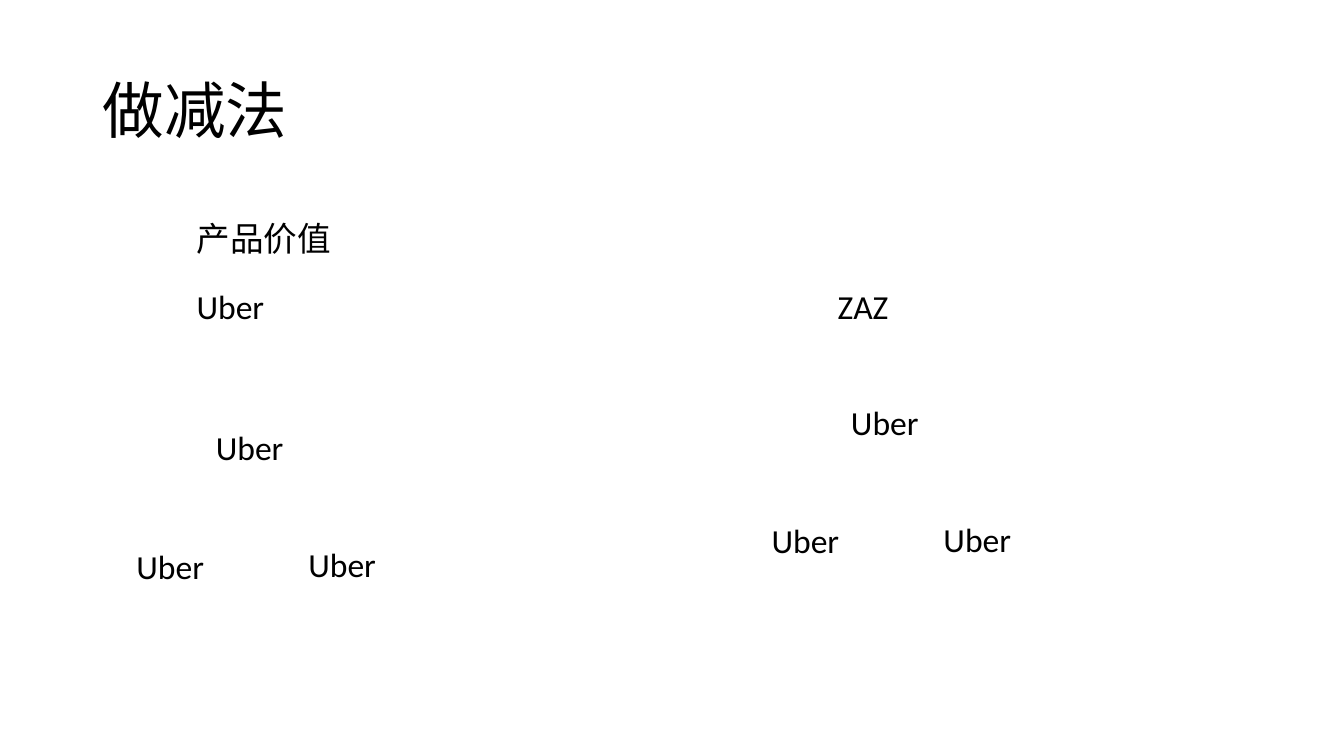
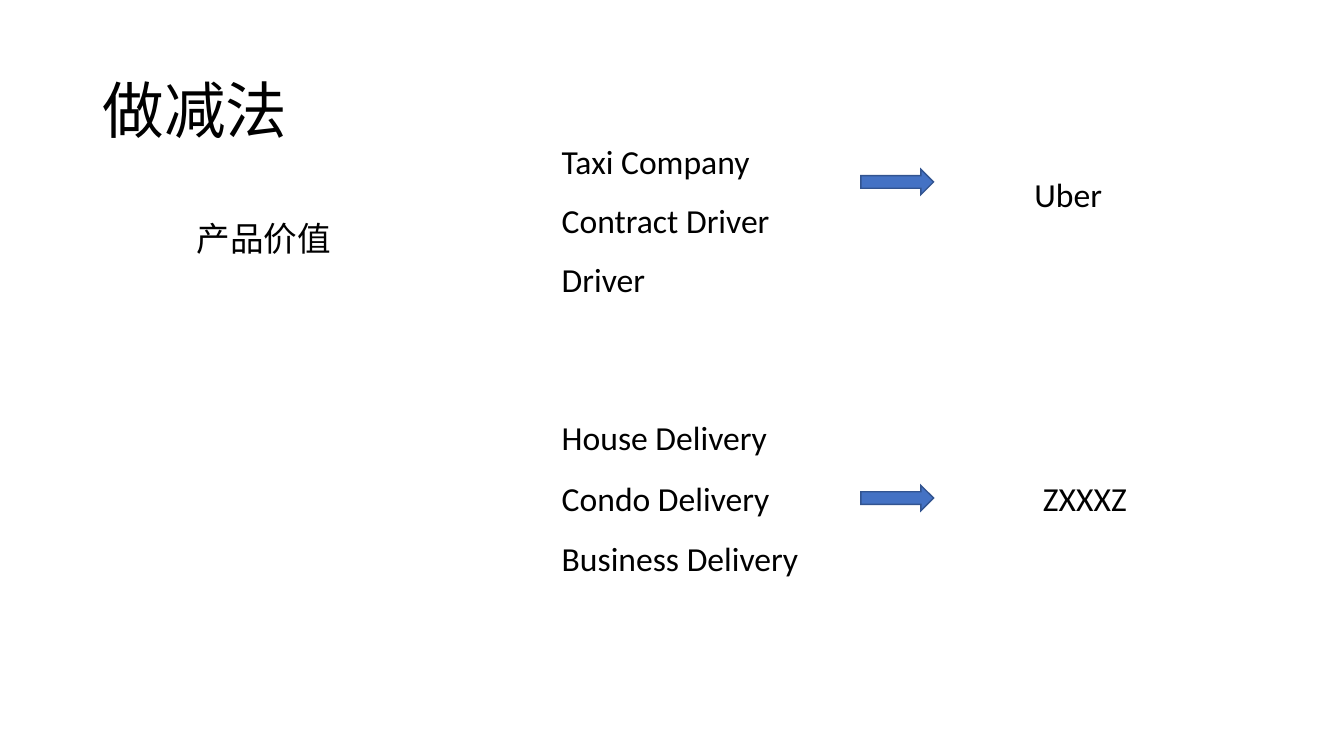
Before and after one commit to twigzxd/ZXXXZ, a slide deck: slide 8 of 智能快递柜ppt.pptx (slide 5 before the commit). Drawn at 1344x756 pixels with LibreOffice and Linux fonts; fonts in the diff are those of the drawing. Boxes give left, top, right and bottom in pixels: in the first picture for what was removed or moved away, otherwise in the second. Text is boxed around its words. In the diff, an @@ line names an element or a change of style, - is before the commit and + after.

```diff
--- a/智能快递柜ppt.pptx
+++ b/智能快递柜ppt.pptx
@@ text added at (562,151,749,180), 24 pt, text #000000 @@
+Taxi Company
@@ right arrow added at (861,169,934,195), fill #4472C4, outline #325491 1 pt @@
@@ text "Uber": place and size @@
-text "Uber" at (197,295,265,320)
+text "Uber" at (1034,183,1102,208)
@@ text added at (562,210,769,234), 24 pt, text #000000 @@
+Contract Driver
@@ text added at (562,269,645,293), 24 pt, text #000000 @@
+Driver
@@ text removed at (838,297,889,319) @@
-ZAZ
@@ text removed at (851,411,919,436) @@
-Uber
@@ text removed at (216,436,284,461) @@
-Uber
@@ text added at (562,426,766,456), 24 pt, text #000000 @@
+House Delivery
@@ text added at (562,487,769,517), 24 pt, text #000000 @@
+Condo Delivery
@@ right arrow added at (861,486,934,511), fill #4472C4, outline #325491 1 pt @@
@@ text added at (1043,489,1127,511), 24 pt, text #000000 @@
+ZXXXZ
@@ text removed at (772,529,840,554) @@
-Uber
@@ text removed at (943,528,1011,553) @@
-Uber
@@ text removed at (136,555,204,580) @@
-Uber
@@ text removed at (308,553,376,578) @@
-Uber
@@ text added at (562,547,798,577), 24 pt, text #000000 @@
+Business Delivery
```
Also in this commit, not shown: 7 other slides changed, 7 slides added, 1 other file.
